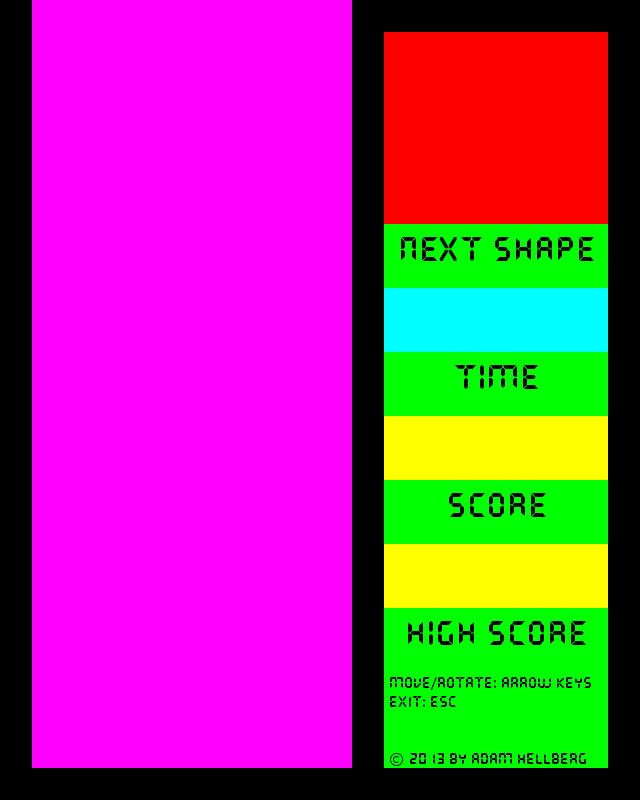
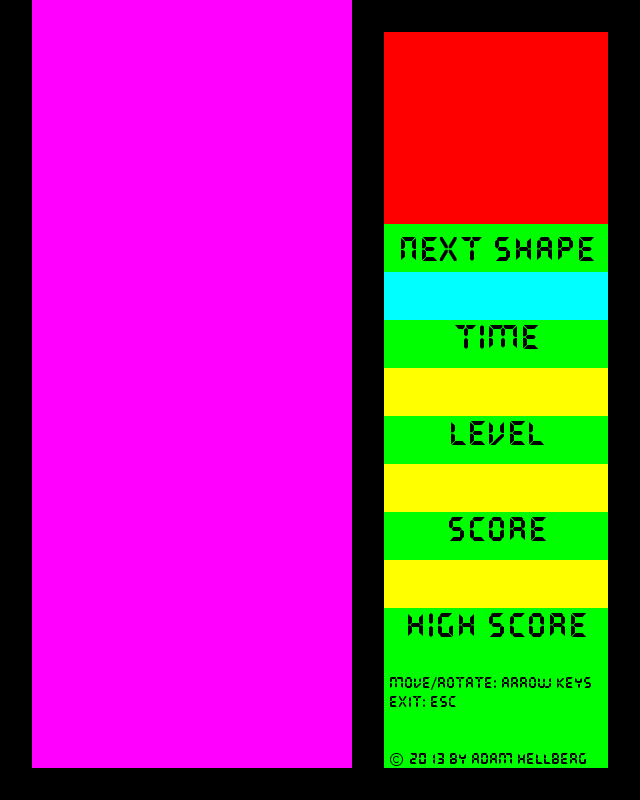
Layer changes from the first 640 x 800 image to the second:
painted on "TimeText" over [455, 325, 539, 389]
painted on "ScoreText" over [449, 493, 547, 541]
painted on "HighScoreText" over [408, 613, 587, 645]
added layer "LevelText" above "Bakgrund" over [451, 421, 545, 445]
painted on "Bakgrund" over [384, 272, 608, 560]
